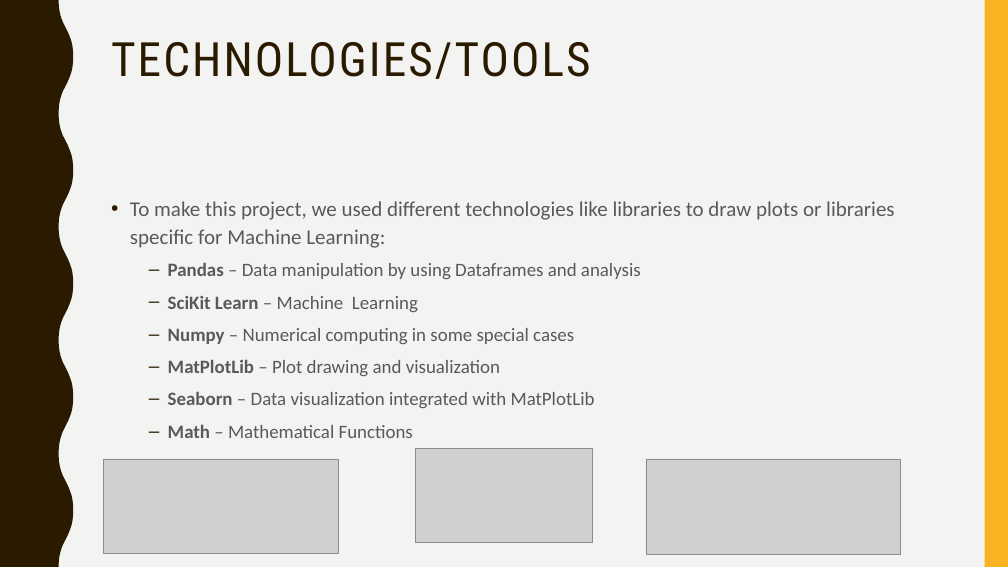
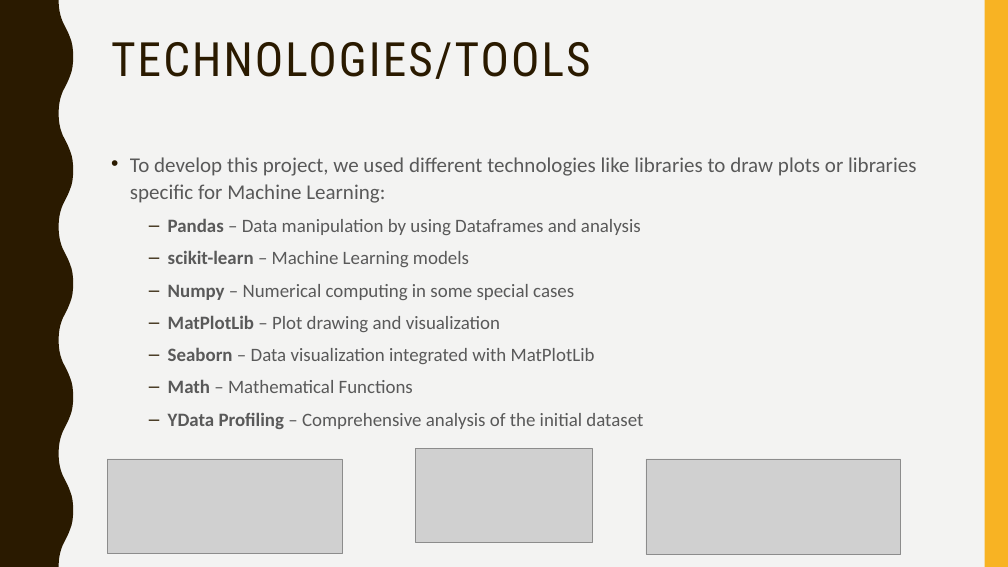
Before and after one commit to afs202005277/AC, a slide deck: slide 36 of ppt projeto.pptx. Drawn at 1008x567 pixels with LibreOffice and Linux fonts; fonts in the diff are those of the drawing; grey boxes stand for pictures. Boxes give left, top, right and bottom in pixels: in the first picture for what was removed or moved away, otherwise in the second. Text is boxed around its words. In the diff, an @@ line names an element or a change of style, - is before the commit and + after.

```diff
--- a/ppt projeto.pptx
+++ b/ppt projeto.pptx
@@ text "To develop this project, we ...": place and size @@
-text "To develop this project, we ..." at [130,201,894,438]
+text "To develop this project, we ..." at [130,157,916,429]
@@ text at [130,157,916,203]: text changed @@
-• To make this project, we used different technologies like libraries to draw plots or libraries specific for Machine Learning:
+• To develop this project, we used different technologies like libraries to draw plots or libraries specific for Machine Learning:
@@ text at [168,250,469,267]: text changed @@
-  – SciKit Learn – Machine Learning
+  – scikit-learn – Machine Learning models
@@ text at [168,412,643,429]: paragraph added @@
+  – YData Profiling – Comprehensive analysis of the initial dataset
@@ picture: place and size @@
-picture at [104,459,339,554]
+picture at [107,459,343,554]
```
Also in this commit, not shown: 17 other slides changed, 2 other files.
